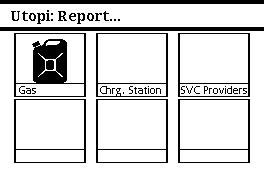
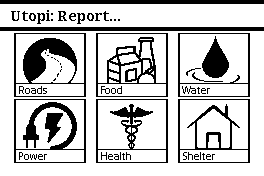
Revision of a layered w=264, h=176 image; what changed, layer by layer:
showed group "L: Main 1/2 11" (6 layers) over left=19, top=86, right=215, bottom=160
hid group "L: Power 1/1 11" (3 layers) over left=19, top=86, right=247, bottom=96
showed group "I: Main 1/6" (8 layers) over left=23, top=36, right=240, bottom=158
added layer "Water #3" in group "I: Main 1/6" over left=186, top=36, right=240, bottom=83
added layer "Power #3" in group "I: Main 1/6" over left=23, top=102, right=77, bottom=149
hid group "I: Power 1/1" (3 layers) over left=32, top=37, right=232, bottom=83
